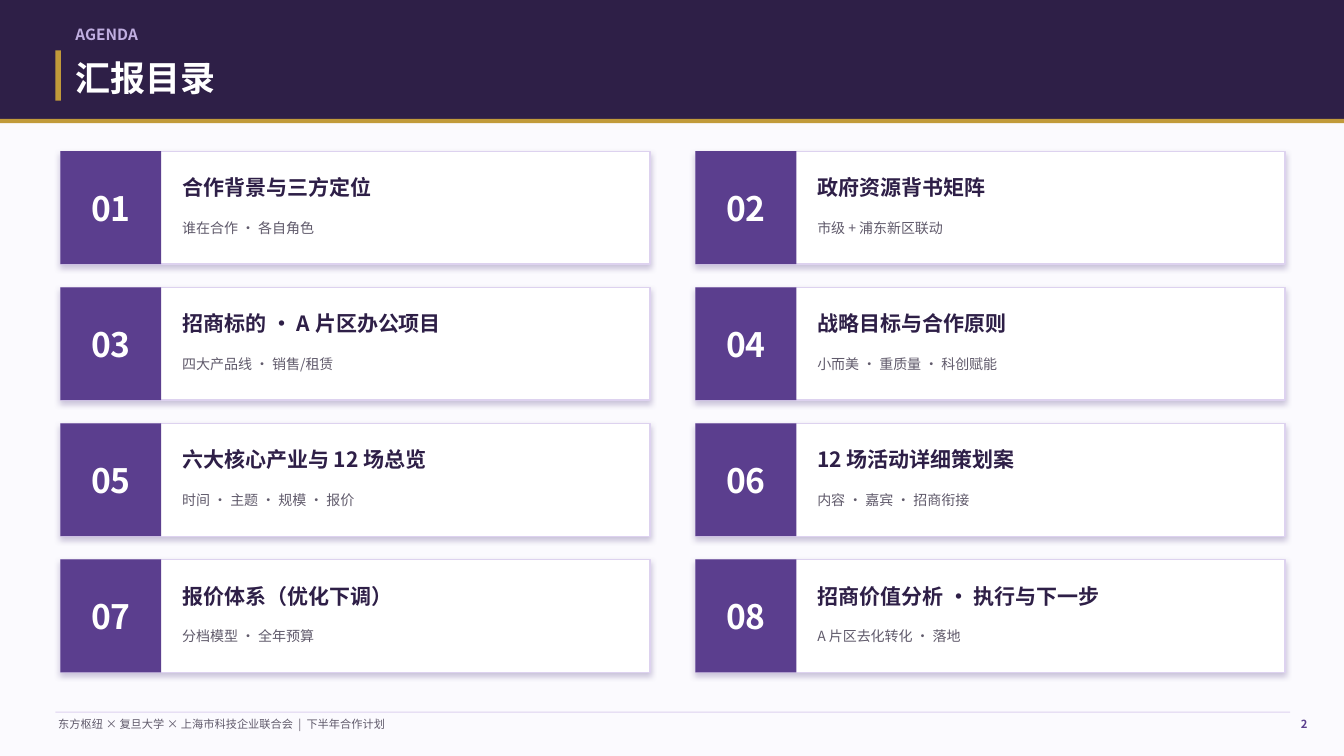
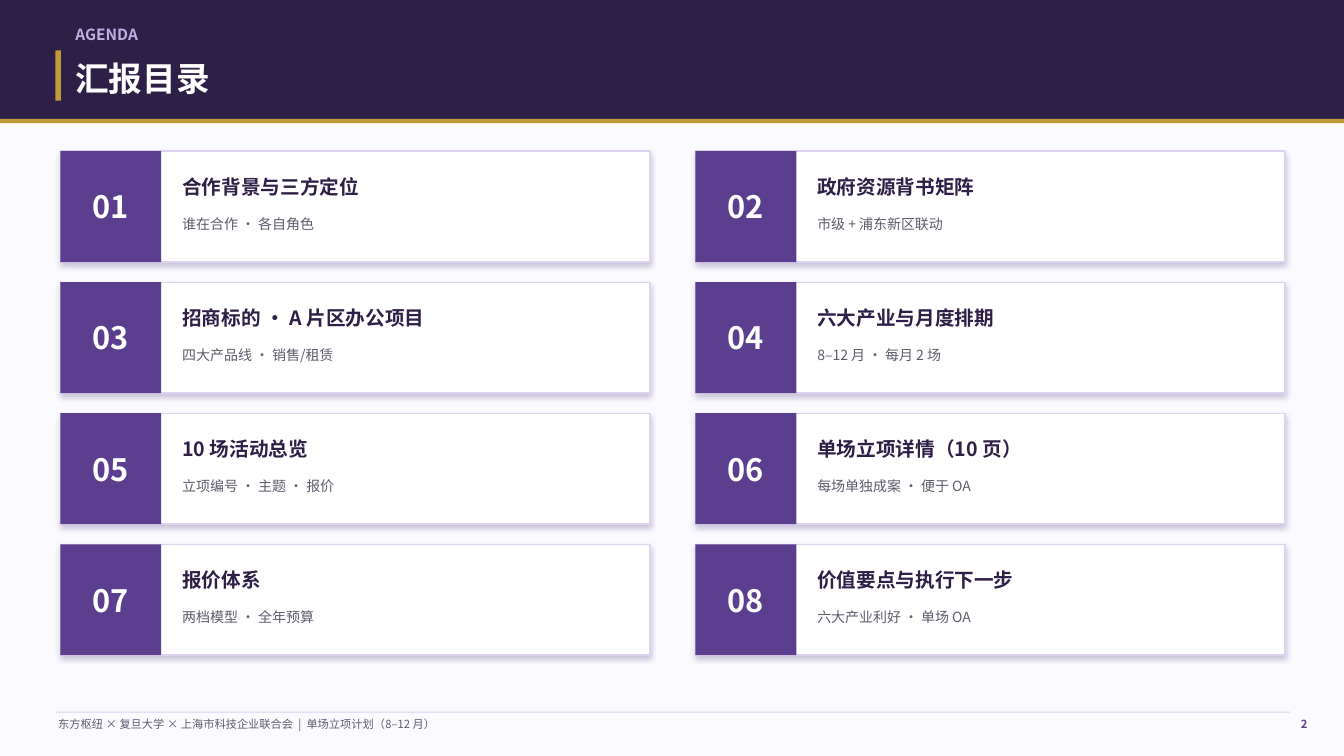
Before and after one commit to hujigang2010-maker/AIDEN, a slide deck: slide 2 of 东方枢纽三方合作计划_汇报PPT.pptx. Drawn at 1344x756 pixels with LibreOffice and Linux fonts; fonts in the diff are those of the drawing. Boxes give left, top, right and bottom in pixels: in the first picture for what was removed or moved away, otherwise in the second. Text is boxed around its words. In the diff, an @@ line names an element or a change of style, - is before the commit and + after.

```diff
--- a/东方枢纽三方合作计划_汇报PPT.pptx
+++ b/东方枢纽三方合作计划_汇报PPT.pptx
@@ text "汇报目录" at (x1=75, y1=62, x2=209, y2=94): size 25 to 24 pt @@
@@ 4 rectangles, 2 texts moved together from (x1=60, y1=221, x2=1286, y2=400) to (x1=60, y1=217, x2=1286, y2=393) @@
@@ size 15 to 14 pt in 3 elements at (x1=182, y1=177, x2=359, y2=196), (x1=817, y1=177, x2=974, y2=196), (x1=182, y1=308, x2=425, y2=327) @@
@@ text at (x1=817, y1=308, x2=994, y2=327): text changed; size 15 to 14 pt @@
-战略目标与合作原则
+六大产业与月度排期
@@ text at (x1=817, y1=348, x2=941, y2=361): text changed @@
-小而美 · 重质量 · 科创赋能
+8–12 月 · 每月 2 场
@@ 4 rectangles, 3 texts moved together from (x1=60, y1=357, x2=1286, y2=536) to (x1=60, y1=348, x2=1286, y2=524) @@
@@ text at (x1=182, y1=439, x2=308, y2=458): text changed; size 15 to 14 pt @@
-六大核心产业与 12 场总览
+10 场活动总览
@@ text at (x1=817, y1=439, x2=1022, y2=458): text changed; size 15 to 14 pt @@
-12 场活动详细策划案
+单场立项详情（10 页）
@@ text at (x1=182, y1=479, x2=334, y2=492): text changed @@
-时间 · 主题 · 规模 · 报价
+立项编号 · 主题 · 报价
@@ text at (x1=817, y1=479, x2=971, y2=492): text changed @@
-内容 · 嘉宾 · 招商衔接
+每场单独成案 · 便于 OA
@@ size 24 to 22 pt in 8 elements at (x1=93, y1=195, x2=129, y2=219), (x1=728, y1=195, x2=764, y2=219), (x1=93, y1=326, x2=129, y2=350), (x1=728, y1=326, x2=764, y2=350), (x1=93, y1=458, x2=129, y2=482), (x1=728, y1=458, x2=764, y2=482), (x1=93, y1=589, x2=129, y2=613), (x1=728, y1=589, x2=764, y2=613) @@
@@ 4 rectangles, 2 texts moved together from (x1=60, y1=560, x2=1286, y2=673) to (x1=60, y1=544, x2=1286, y2=655) @@
@@ text at (x1=182, y1=570, x2=260, y2=589): text changed; size 15 to 14 pt @@
-报价体系（优化下调）
+报价体系
@@ text at (x1=817, y1=570, x2=1013, y2=589): text changed; size 15 to 14 pt @@
-招商价值分析 · 执行与下一步
+价值要点与执行下一步
@@ text at (x1=182, y1=610, x2=314, y2=623): text changed @@
-分档模型 · 全年预算
+两档模型 · 全年预算
@@ text at (x1=817, y1=610, x2=971, y2=623): text changed @@
-A 片区去化转化 · 落地
+六大产业利好 · 单场 OA
@@ text at (x1=58, y1=718, x2=435, y2=729): text changed @@
-东方枢纽 × 复旦大学 × 上海市科技企业联合会 | 下半年合作计划
+东方枢纽 × 复旦大学 × 上海市科技企业联合会 | 单场立项计划（8–12 月）
```
Also in this commit, not shown: 12 other slides changed, 7 slides added, 6 slides removed, 5 other files.
